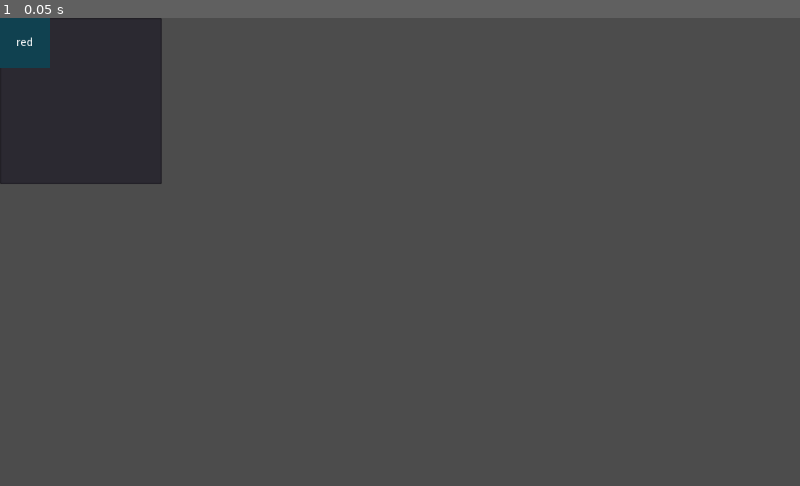
Above: before the commit, frame 1.
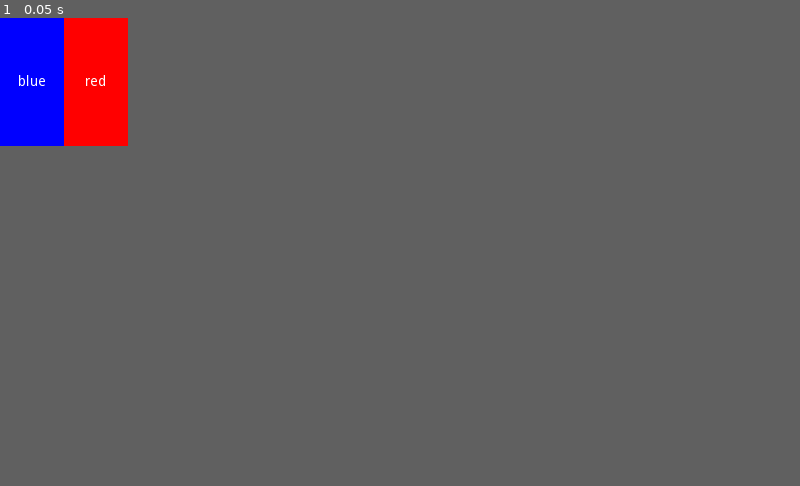
Above: after the commit, the same moment.

Repository: theowiik/godolors
Game: Godot game, scene res://scenes/Main.tscn
Same seed, same stepped clock (60 frames per second), same inputs: the game is played once before the commit and once after it.
Inputs:
- Up to frame 1 (0.05 s): no input
The window is 800x468 before the commit and 128x128 after it. Grey fills any space a smaller window leaves; there, only what the larger window draws over its background counts as a difference.

The runs differ from the first frame. In frame 1, 7.2% of the frame differs, in the area x 0-21%, y 0-36%.

Commit message:
Set card color and set window size to only fit the cards

Diff:
--- a/scenes/ColorCard.tscn
+++ b/scenes/ColorCard.tscn
@@ -3,18 +3,18 @@
 [ext_resource path="res://scripts/color_card.gd" type="Script" id=1]
 
 [node name="ColorCard" type="CenterContainer"]
-margin_right = 40.0
-margin_bottom = 40.0
-rect_min_size = Vector2( 64, 64 )
+margin_right = 42.0
+margin_bottom = 14.0
 script = ExtResource( 1 )
 __meta__ = {
 "_edit_use_anchors_": false
 }
 
 [node name="ColorRect" type="ColorRect" parent="."]
-margin_right = 64.0
-margin_bottom = 64.0
-rect_min_size = Vector2( 64, 64 )
+margin_left = 21.0
+margin_top = 7.0
+margin_right = 21.0
+margin_bottom = 7.0
 size_flags_horizontal = 3
 size_flags_vertical = 3
 color = Color( 0.0666667, 0.258824, 0.317647, 1 )
@@ -23,10 +23,8 @@
 }
 
 [node name="Label" type="Label" parent="."]
-margin_left = 11.0
-margin_top = 25.0
-margin_right = 53.0
-margin_bottom = 39.0
+margin_right = 42.0
+margin_bottom = 14.0
 text = "lorem!"
 __meta__ = {
 "_edit_use_anchors_": false
--- a/scenes/Main.tscn
+++ b/scenes/Main.tscn
@@ -5,9 +5,11 @@
 [node name="Main" type="Node2D"]
 script = ExtResource( 1 )
 
-[node name="CardContainer" type="ItemList" parent="."]
-margin_right = 207.0
-margin_bottom = 213.0
+[node name="CardContainer" type="GridContainer" parent="."]
+margin_right = 40.0
+margin_bottom = 40.0
+custom_constants/vseparation = 0
+custom_constants/hseparation = 0
 __meta__ = {
 "_edit_use_anchors_": false
 }
--- a/scripts/color_card.gd
+++ b/scripts/color_card.gd
@@ -8,6 +8,14 @@
   if color == null: return
   rect.color = color
 
+func set_color_hex(hex: String) -> void:
+  set_color(Color(hex))
+
 func set_text(msg: String) -> void:
   if msg == null: return
   label.text = msg
+
+func set_card_size(width: int, height: int) -> void:
+  var size: Vector2 = Vector2(width, height)
+  rect_min_size = size
+  rect.rect_min_size = size
--- a/scripts/main.gd
+++ b/scripts/main.gd
@@ -1,16 +1,35 @@
 extends Node2D
 
-onready var card_container: ItemList = $CardContainer
+onready var card_container: GridContainer = $CardContainer
 onready var color_card: PackedScene = preload("res://scenes/ColorCard.tscn")
+const COLUMNS: int = 4
+const CARD_WIDTH: int = 64
+const CARD_HEIGHT: int = 128
 
 func _ready():
-  var dic: Dictionary = {"blue": "#0000ff", "red": "#ff0000"}
+  var dic: Dictionary = get_color_hex_dic()
   add_cards(dic)
+  set_columns(COLUMNS)
+
+func _process(delta):
+  set_window_size() # should not be here :), but I am probably not gonna fix it
+
+func get_color_hex_dic() -> Dictionary:
+  return {"blue": "#0000ff", "red": "#ff0000"}
 
 func add_cards(colors: Dictionary) -> void:
-  for colorKey in colors.keys():
-    var hexCode: String = colors[colorKey]
+  for key in colors.keys():
+    var hexCode: String = colors[key]
 
     var card: ColorCard = color_card.instance()
     card_container.add_child(card)
-    card.set_text(colorKey)
+    card.set_text(key)
+    card.set_color_hex(hexCode)
+    card.set_card_size(CARD_WIDTH, CARD_HEIGHT)
+
+func set_columns(n: int) -> void:
+  if n <= 0: return
+  card_container.columns = n
+
+func set_window_size() -> void:
+  OS.window_size = card_container.rect_size
